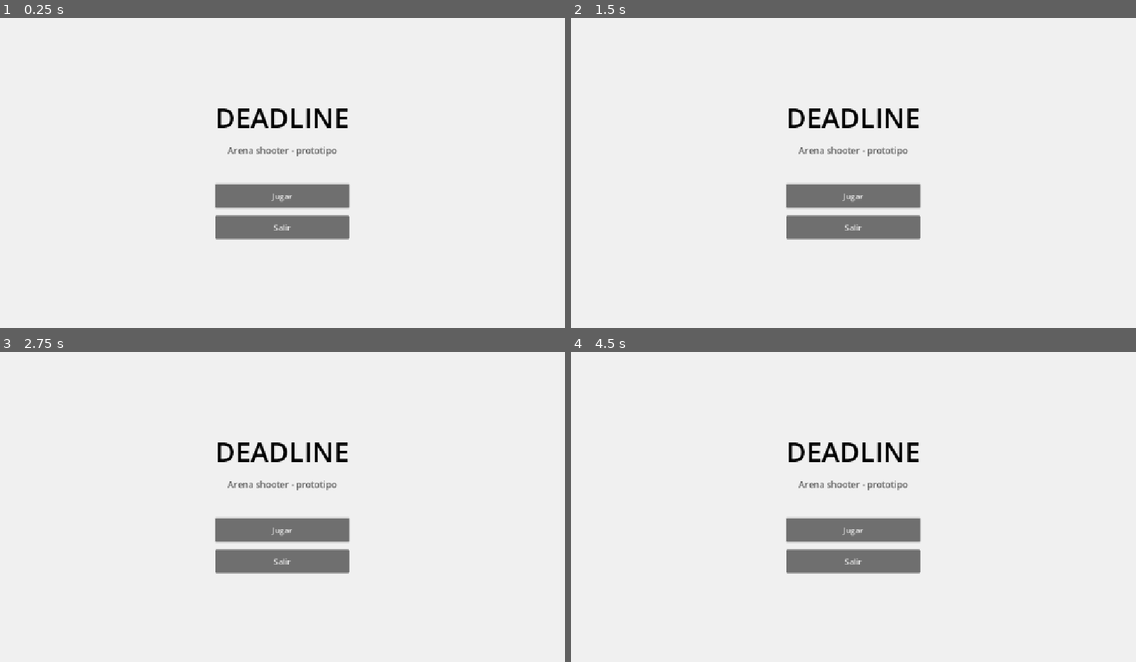
Above: before the commit, frames 1-4 (two rows, left to right).
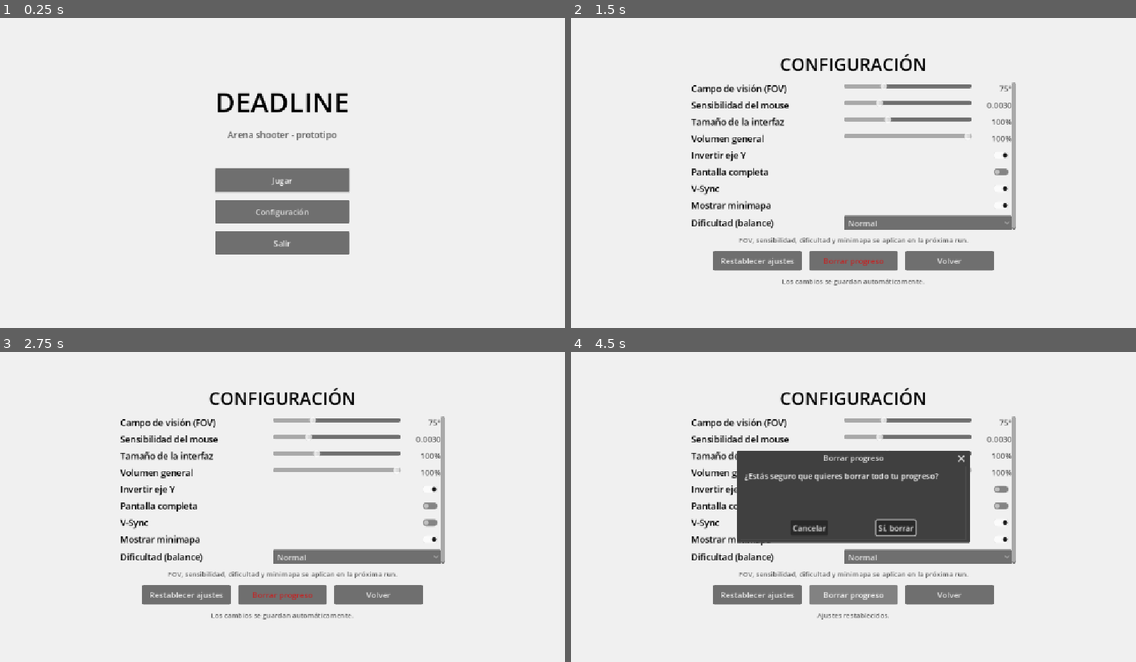
Above: after the commit, the same moments.

Repository: Veilen1/Deadline
Game: Godot game, scene res://scenes/ui/main_menu.tscn
Two runs of this game, one before a commit and one after it. Both use one fixed random seed, a clock stepped at 60 frames per second and the inputs below.
Inputs (mouse positions are in pixels of both pictures, inside the frame that each line leads up to):
- Up to frame 1 (0.25 s): no input
- Up to frame 2 (1.5 s): click (853, 213) at 0.5 s, where only the run after the commit has a clickable "Configuración"; click (926, 154) at 1.27 s
- Up to frame 3 (2.75 s): click (355, 522) at 2.02 s
- Up to frame 4 (4.5 s): click (926, 538) at 2.77 s; click (757, 593) at 3.5 s, where only the run after the commit has a clickable "Restablecer ajustes"; click (853, 593) at 4.25 s, where only the run after the commit has a clickable "Borrar progreso"

The runs differ from the first frame. In frame 1, 6.3% of the frame differs, in the area x 38-62%, y 23-77%; in frame 2, 13%; in frame 3, 13%; in frame 4, 21%, in the area x 21-79%, y 11-87%.

Commit message:
feat(ui): agregar pantalla de configuracion

Diff:
--- a/scenes/ui/hub.gd
+++ b/scenes/ui/hub.gd
@@ -26,8 +26,6 @@
 @onready var buy_health_button: Button = $CenterContainer/Menu/BuyHealthButton
 @onready var play_button: Button = $CenterContainer/Menu/PlayButton
 @onready var main_menu_button: Button = $CenterContainer/Menu/MainMenuButton
-@onready var reset_button: Button = $CenterContainer/Menu/ResetButton
-@onready var reset_dialog: ConfirmationDialog = $ResetDialog
 
 
 func _ready() -> void:
@@ -38,8 +36,6 @@
 	buy_health_button.pressed.connect(_on_buy_health_pressed)
 	play_button.pressed.connect(_on_play_pressed)
 	main_menu_button.pressed.connect(_on_main_menu_pressed)
-	reset_button.pressed.connect(_on_reset_pressed)
-	reset_dialog.confirmed.connect(_on_reset_confirmed)
 	_update_ui()
 	if buy_time_button.disabled:
 		play_button.grab_focus()
@@ -89,15 +85,6 @@
 	get_tree().change_scene_to_file(MAIN_MENU_SCENE)
 
 
-func _on_reset_pressed() -> void:
-	reset_dialog.popup_centered(Vector2i(460, 150))
-
-
-func _on_reset_confirmed() -> void:
-	GameState.reset_progress()
-	_update_ui()
-
-
 func _update_ui() -> void:
 	money_label.text = "$%d" % GameState.money
 	timer_label.text = "Timer inicial: %.0f s" % GameState.base_run_time
--- a/scenes/ui/hub.tscn
+++ b/scenes/ui/hub.tscn
@@ -91,15 +91,3 @@
 custom_minimum_size = Vector2(340, 40)
 layout_mode = 2
 text = "Menú principal"
-
-[node name="ResetButton" type="Button" parent="CenterContainer/Menu"]
-custom_minimum_size = Vector2(340, 40)
-layout_mode = 2
-theme_override_colors/font_color = Color(0.75, 0.15, 0.15, 1)
-text = "Borrar progreso"
-
-[node name="ResetDialog" type="ConfirmationDialog" parent="."]
-title = "Borrar progreso"
-dialog_text = "¿Estás seguro que quieres borrar todo tu progreso?"
-ok_button_text = "Sí, borrar"
-cancel_button_text = "Cancelar"
--- a/scenes/ui/main_menu.gd
+++ b/scenes/ui/main_menu.gd
@@ -3,12 +3,14 @@
 const GAME_SCENE: String = "res://scenes/ui/hub.tscn"
 
 @onready var play_button: Button = $CenterContainer/Menu/PlayButton
+@onready var config_button: Button = $CenterContainer/Menu/ConfigButton
 @onready var quit_button: Button = $CenterContainer/Menu/QuitButton
 
 
 func _ready() -> void:
 	Input.mouse_mode = Input.MOUSE_MODE_VISIBLE
 	play_button.pressed.connect(_on_play_pressed)
+	config_button.pressed.connect(_on_config_pressed)
 	quit_button.pressed.connect(_on_quit_pressed)
 	play_button.grab_focus()
 
@@ -17,6 +19,11 @@
 	get_tree().change_scene_to_file(GAME_SCENE)
 
 
+func _on_config_pressed() -> void:
+	GameState.save_game()
+	get_tree().change_scene_to_file("res://scenes/ui/settings.tscn")
+
+
 func _on_quit_pressed() -> void:
 	GameState.save_game()
 	get_tree().quit()
--- a/scenes/ui/main_menu.tscn
+++ b/scenes/ui/main_menu.tscn
@@ -55,6 +55,11 @@
 layout_mode = 2
 text = "Jugar"
 
+[node name="ConfigButton" type="Button" parent="CenterContainer/Menu"]
+custom_minimum_size = Vector2(240, 48)
+layout_mode = 2
+text = "Configuración"
+
 [node name="QuitButton" type="Button" parent="CenterContainer/Menu"]
 custom_minimum_size = Vector2(240, 48)
 layout_mode = 2
--- /dev/null
+++ b/scenes/ui/settings.gd
@@ -0,0 +1,166 @@
+extends Control
+
+const MAIN_MENU_SCENE: String = "res://scenes/ui/main_menu.tscn"
+
+@onready var fov_slider: HSlider = $CenterContainer/Menu/OptionsScroll/Options/FovRow/FovSlider
+@onready var fov_value: Label = $CenterContainer/Menu/OptionsScroll/Options/FovRow/FovValue
+@onready var sensitivity_slider: HSlider = $CenterContainer/Menu/OptionsScroll/Options/SensitivityRow/SensitivitySlider
+@onready var sensitivity_value: Label = $CenterContainer/Menu/OptionsScroll/Options/SensitivityRow/SensitivityValue
+@onready var ui_scale_slider: HSlider = $CenterContainer/Menu/OptionsScroll/Options/UIScaleRow/UIScaleSlider
+@onready var ui_scale_value: Label = $CenterContainer/Menu/OptionsScroll/Options/UIScaleRow/UIScaleValue
+@onready var volume_slider: HSlider = $CenterContainer/Menu/OptionsScroll/Options/VolumeRow/VolumeSlider
+@onready var volume_value: Label = $CenterContainer/Menu/OptionsScroll/Options/VolumeRow/VolumeValue
+@onready var invert_check: CheckButton = $CenterContainer/Menu/OptionsScroll/Options/InvertRow/InvertCheck
+@onready var fullscreen_check: CheckButton = $CenterContainer/Menu/OptionsScroll/Options/FullscreenRow/FullscreenCheck
+@onready var vsync_check: CheckButton = $CenterContainer/Menu/OptionsScroll/Options/VsyncRow/VsyncCheck
+@onready var minimap_check: CheckButton = $CenterContainer/Menu/OptionsScroll/Options/MinimapRow/MinimapCheck
+@onready var difficulty_option: OptionButton = $CenterContainer/Menu/OptionsScroll/Options/DifficultyRow/DifficultyOption
+@onready var status_label: Label = $CenterContainer/Menu/StatusLabel
+@onready var defaults_button: Button = $CenterContainer/Menu/Buttons/DefaultsButton
+@onready var reset_button: Button = $CenterContainer/Menu/Buttons/ResetButton
+@onready var back_button: Button = $CenterContainer/Menu/Buttons/BackButton
+@onready var reset_dialog: ConfirmationDialog = $ResetDialog
+
+var _updating: bool = false
+
+
+func _ready() -> void:
+	Input.mouse_mode = Input.MOUSE_MODE_VISIBLE
+	_populate_difficulty()
+	_load_controls()
+
+	fov_slider.value_changed.connect(_on_fov_changed)
+	sensitivity_slider.value_changed.connect(_on_sensitivity_changed)
+	ui_scale_slider.value_changed.connect(_on_ui_scale_changed)
+	volume_slider.value_changed.connect(_on_volume_changed)
+	invert_check.toggled.connect(_on_invert_toggled)
+	fullscreen_check.toggled.connect(_on_fullscreen_toggled)
+	vsync_check.toggled.connect(_on_vsync_toggled)
+	minimap_check.toggled.connect(_on_minimap_toggled)
+	difficulty_option.item_selected.connect(_on_difficulty_selected)
+	defaults_button.pressed.connect(_on_defaults_pressed)
+	reset_button.pressed.connect(_on_reset_pressed)
+	back_button.pressed.connect(_on_back_pressed)
+	reset_dialog.confirmed.connect(_on_reset_confirmed)
+
+	back_button.grab_focus()
+
+
+func _populate_difficulty() -> void:
+	difficulty_option.clear()
+	difficulty_option.add_item("Fácil")
+	difficulty_option.add_item("Normal")
+	difficulty_option.add_item("Difícil")
+
+
+func _load_controls() -> void:
+	_updating = true
+	fov_slider.value = Settings.fov
+	sensitivity_slider.value = Settings.mouse_sensitivity
+	ui_scale_slider.value = Settings.ui_scale
+	volume_slider.value = Settings.master_volume
+	invert_check.button_pressed = Settings.invert_y
+	fullscreen_check.button_pressed = Settings.fullscreen
+	vsync_check.button_pressed = Settings.vsync
+	minimap_check.button_pressed = Settings.show_minimap
+	difficulty_option.select(clampi(Settings.difficulty, 0, 2))
+	_update_value_labels()
+	_updating = false
+
+
+func _update_value_labels() -> void:
+	fov_value.text = "%d°" % int(round(fov_slider.value))
+	sensitivity_value.text = "%.4f" % sensitivity_slider.value
+	ui_scale_value.text = "%d%%" % int(round(ui_scale_slider.value * 100.0))
+	volume_value.text = "%d%%" % int(round(volume_slider.value * 100.0))
+
+
+func _on_fov_changed(value: float) -> void:
+	if _updating:
+		return
+	Settings.fov = value
+	_update_value_labels()
+	Settings.save_settings()
+
+
+func _on_sensitivity_changed(value: float) -> void:
+	if _updating:
+		return
+	Settings.mouse_sensitivity = value
+	_update_value_labels()
+	Settings.save_settings()
+
+
+func _on_ui_scale_changed(value: float) -> void:
+	if _updating:
+		return
+	Settings.ui_scale = value
+	_update_value_labels()
+	Settings.apply_display()
+	Settings.save_settings()
+
+
+func _on_volume_changed(value: float) -> void:
+	if _updating:
+		return
+	Settings.master_volume = value
+	_update_value_labels()
+	Settings.apply_audio()
+	Settings.save_settings()
+
+
+func _on_invert_toggled(pressed: bool) -> void:
+	if _updating:
+		return
+	Settings.invert_y = pressed
+	Settings.save_settings()
+
+
+func _on_fullscreen_toggled(pressed: bool) -> void:
+	if _updating:
+		return
+	Settings.fullscreen = pressed
+	Settings.apply_display()
+	Settings.save_settings()
+
+
+func _on_vsync_toggled(pressed: bool) -> void:
+	if _updating:
+		return
+	Settings.vsync = pressed
+	Settings.apply_display()
+	Settings.save_settings()
+
+
+func _on_minimap_toggled(pressed: bool) -> void:
+	if _updating:
+		return
+	Settings.show_minimap = pressed
+	Settings.save_settings()
+
+
+func _on_difficulty_selected(index: int) -> void:
+	if _updating:
+		return
+	Settings.difficulty = index
+	Settings.save_settings()
+
+
+func _on_defaults_pressed() -> void:
+	Settings.reset_defaults()
+	_load_controls()
+	status_label.text = "Ajustes restablecidos."
+
+
+func _on_reset_pressed() -> void:
+	reset_dialog.popup_centered(Vector2i(460, 150))
+
+
+func _on_reset_confirmed() -> void:
+	GameState.reset_progress()
+	status_label.text = "Progreso borrado."
+
+
+func _on_back_pressed() -> void:
+	Settings.save_settings()
+	get_tree().change_scene_to_file(MAIN_MENU_SCENE)
--- /dev/null
+++ b/scenes/ui/settings.tscn
@@ -0,0 +1,280 @@
+[gd_scene load_steps=2 format=3]
+
+[ext_resource type="Script" path="res://scenes/ui/settings.gd" id="1_settings"]
+
+[node name="Settings" type="Control"]
+layout_mode = 3
+anchors_preset = 15
+anchor_right = 1.0
+anchor_bottom = 1.0
+grow_horizontal = 2
+grow_vertical = 2
+script = ExtResource("1_settings")
+
+[node name="Background" type="ColorRect" parent="."]
+layout_mode = 1
+anchors_preset = 15
+anchor_right = 1.0
+anchor_bottom = 1.0
+grow_horizontal = 2
+grow_vertical = 2
+color = Color(0.94, 0.94, 0.94, 1)
+
+[node name="CenterContainer" type="CenterContainer" parent="."]
+layout_mode = 1
+anchors_preset = 15
+anchor_right = 1.0
+anchor_bottom = 1.0
+grow_horizontal = 2
+grow_vertical = 2
+
+[node name="Menu" type="VBoxContainer" parent="CenterContainer"]
+layout_mode = 2
+theme_override_constants/separation = 12
+
+[node name="TitleLabel" type="Label" parent="CenterContainer/Menu"]
+layout_mode = 2
+theme_override_colors/font_color = Color(0, 0, 0, 1)
+theme_override_font_sizes/font_size = 36
+text = "CONFIGURACIÓN"
+horizontal_alignment = 1
+
+[node name="OptionsScroll" type="ScrollContainer" parent="CenterContainer/Menu"]
+custom_minimum_size = Vector2(660, 300)
+layout_mode = 2
+horizontal_scroll_mode = 0
+
+[node name="Options" type="VBoxContainer" parent="CenterContainer/Menu/OptionsScroll"]
+custom_minimum_size = Vector2(620, 0)
+layout_mode = 2
+size_flags_horizontal = 3
+theme_override_constants/separation = 8
+
+[node name="FovRow" type="HBoxContainer" parent="CenterContainer/Menu/OptionsScroll/Options"]
+layout_mode = 2
+theme_override_constants/separation = 12
+
+[node name="Label" type="Label" parent="CenterContainer/Menu/OptionsScroll/Options/FovRow"]
+custom_minimum_size = Vector2(300, 0)
+layout_mode = 2
+theme_override_colors/font_color = Color(0, 0, 0, 1)
+theme_override_font_sizes/font_size = 18
+text = "Campo de visión (FOV)"
+
+[node name="FovSlider" type="HSlider" parent="CenterContainer/Menu/OptionsScroll/Options/FovRow"]
+custom_minimum_size = Vector2(260, 0)
+layout_mode = 2
+size_flags_horizontal = 3
+min_value = 60.0
+max_value = 110.0
+step = 1.0
+value = 75.0
+
+[node name="FovValue" type="Label" parent="CenterContainer/Menu/OptionsScroll/Options/FovRow"]
+custom_minimum_size = Vector2(70, 0)
+layout_mode = 2
+theme_override_colors/font_color = Color(0.35, 0.35, 0.35, 1)
+theme_override_font_sizes/font_size = 16
+text = "75°"
+horizontal_alignment = 2
+
+[node name="SensitivityRow" type="HBoxContainer" parent="CenterContainer/Menu/OptionsScroll/Options"]
+layout_mode = 2
+theme_override_constants/separation = 12
+
+[node name="Label" type="Label" parent="CenterContainer/Menu/OptionsScroll/Options/SensitivityRow"]
+custom_minimum_size = Vector2(300, 0)
+layout_mode = 2
+theme_override_colors/font_color = Color(0, 0, 0, 1)
+theme_override_font_sizes/font_size = 18
+text = "Sensibilidad del mouse"
+
+[node name="SensitivitySlider" type="HSlider" parent="CenterContainer/Menu/OptionsScroll/Options/SensitivityRow"]
+custom_minimum_size = Vector2(260, 0)
+layout_mode = 2
+size_flags_horizontal = 3
+min_value = 0.0005
+max_value = 0.01
+step = 0.0001
+value = 0.003
+
+[node name="SensitivityValue" type="Label" parent="CenterContainer/Menu/OptionsScroll/Options/SensitivityRow"]
+custom_minimum_size = Vector2(70, 0)
+layout_mode = 2
+theme_override_colors/font_color = Color(0.35, 0.35, 0.35, 1)
+theme_override_font_sizes/font_size = 16
+text = "0.0030"
+horizontal_alignment = 2
+
+[node name="UIScaleRow" type="HBoxContainer" parent="CenterContainer/Menu/OptionsScroll/Options"]
+layout_mode = 2
+theme_override_constants/separation = 12
+
+[node name="Label" type="Label" parent="CenterContainer/Menu/OptionsScroll/Options/UIScaleRow"]
+custom_minimum_size = Vector2(300, 0)
+layout_mode = 2
+theme_override_colors/font_color = Color(0, 0, 0, 1)
+theme_override_font_sizes/font_size = 18
+text = "Tamaño de la interfaz"
+
+[node name="UIScaleSlider" type="HSlider" parent="CenterContainer/Menu/OptionsScroll/Options/UIScaleRow"]
+custom_minimum_size = Vector2(260, 0)
+layout_mode = 2
+size_flags_horizontal = 3
+min_value = 0.8
+max_value = 1.4
+step = 0.05
+value = 1.0
+
+[node name="UIScaleValue" type="Label" parent="CenterContainer/Menu/OptionsScroll/Options/UIScaleRow"]
+custom_minimum_size = Vector2(70, 0)
+layout_mode = 2
+theme_override_colors/font_color = Color(0.35, 0.35, 0.35, 1)
+theme_override_font_sizes/font_size = 16
+text = "100%"
+horizontal_alignment = 2
+
+[node name="VolumeRow" type="HBoxContainer" parent="CenterContainer/Menu/OptionsScroll/Options"]
+layout_mode = 2
+theme_override_constants/separation = 12
+
+[node name="Label" type="Label" parent="CenterContainer/Menu/OptionsScroll/Options/VolumeRow"]
+custom_minimum_size = Vector2(300, 0)
+layout_mode = 2
+theme_override_colors/font_color = Color(0, 0, 0, 1)
+theme_override_font_sizes/font_size = 18
+text = "Volumen general"
+
+[node name="VolumeSlider" type="HSlider" parent="CenterContainer/Menu/OptionsScroll/Options/VolumeRow"]
+custom_minimum_size = Vector2(260, 0)
+layout_mode = 2
+size_flags_horizontal = 3
+min_value = 0.0
+max_value = 1.0
+step = 0.05
+value = 1.0
+
+[node name="VolumeValue" type="Label" parent="CenterContainer/Menu/OptionsScroll/Options/VolumeRow"]
+custom_minimum_size = Vector2(70, 0)
+layout_mode = 2
+theme_override_colors/font_color = Color(0.35, 0.35, 0.35, 1)
+theme_override_font_sizes/font_size = 16
+text = "100%"
+horizontal_alignment = 2
+
+[node name="InvertRow" type="HBoxContainer" parent="CenterContainer/Menu/OptionsScroll/Options"]
+layout_mode = 2
+theme_override_constants/separation = 12
+
+[node name="Label" type="Label" parent="CenterContainer/Menu/OptionsScroll/Options/InvertRow"]
+custom_minimum_size = Vector2(300, 0)
+layout_mode = 2
+theme_override_colors/font_color = Color(0, 0, 0, 1)
+theme_override_font_sizes/font_size = 18
+text = "Invertir eje Y"
+
+[node name="InvertCheck" type="CheckButton" parent="CenterContainer/Menu/OptionsScroll/Options/InvertRow"]
+layout_mode = 2
+size_flags_horizontal = 3
+
+[node name="FullscreenRow" type="HBoxContainer" parent="CenterContainer/Menu/OptionsScroll/Options"]
+layout_mode = 2
+theme_override_constants/separation = 12
+
+[node name="Label" type="Label" parent="CenterContainer/Menu/OptionsScroll/Options/FullscreenRow"]
+custom_minimum_size = Vector2(300, 0)
+layout_mode = 2
+theme_override_colors/font_color = Color(0, 0, 0, 1)
+theme_override_font_sizes/font_size = 18
+text = "Pantalla completa"
+
+[node name="FullscreenCheck" type="CheckButton" parent="CenterContainer/Menu/OptionsScroll/Options/FullscreenRow"]
+layout_mode = 2
+size_flags_horizontal = 3
+
+[node name="VsyncRow" type="HBoxContainer" parent="CenterContainer/Menu/OptionsScroll/Options"]
+layout_mode = 2
+theme_override_constants/separation = 12
+
+[node name="Label" type="Label" parent="CenterContainer/Menu/OptionsScroll/Options/VsyncRow"]
+custom_minimum_size = Vector2(300, 0)
+layout_mode = 2
+theme_override_colors/font_color = Color(0, 0, 0, 1)
+theme_override_font_sizes/font_size = 18
+text = "V-Sync"
+
+[node name="VsyncCheck" type="CheckButton" parent="CenterContainer/Menu/OptionsScroll/Options/VsyncRow"]
+layout_mode = 2
+size_flags_horizontal = 3
+
+[node name="MinimapRow" type="HBoxContainer" parent="CenterContainer/Menu/OptionsScroll/Options"]
+layout_mode = 2
+theme_override_constants/separation = 12
+
+[node name="Label" type="Label" parent="CenterContainer/Menu/OptionsScroll/Options/MinimapRow"]
+custom_minimum_size = Vector2(300, 0)
+layout_mode = 2
+theme_override_colors/font_color = Color(0, 0, 0, 1)
+theme_override_font_sizes/font_size = 18
+text = "Mostrar minimapa"
+
+[node name="MinimapCheck" type="CheckButton" parent="CenterContainer/Menu/OptionsScroll/Options/MinimapRow"]
+layout_mode = 2
+size_flags_horizontal = 3
+
+[node name="DifficultyRow" type="HBoxContainer" parent="CenterContainer/Menu/OptionsScroll/Options"]
+layout_mode = 2
+theme_override_constants/separation = 12
+
+[node name="Label" type="Label" parent="CenterContainer/Menu/OptionsScroll/Options/DifficultyRow"]
+custom_minimum_size = Vector2(300, 0)
+layout_mode = 2
+theme_override_colors/font_color = Color(0, 0, 0, 1)
+theme_override_font_sizes/font_size = 18
+text = "Dificultad (balance)"
+
+[node name="DifficultyOption" type="OptionButton" parent="CenterContainer/Menu/OptionsScroll/Options/DifficultyRow"]
+custom_minimum_size = Vector2(220, 0)
+layout_mode = 2
+size_flags_horizontal = 3
+
+[node name="HintLabel" type="Label" parent="CenterContainer/Menu"]
+layout_mode = 2
+theme_override_colors/font_color = Color(0.4, 0.4, 0.4, 1)
+theme_override_font_sizes/font_size = 14
+text = "FOV, sensibilidad, dificultad y minimapa se aplican en la próxima run."
+horizontal_alignment = 1
+
+[node name="Buttons" type="HBoxContainer" parent="CenterContainer/Menu"]
+layout_mode = 2
+theme_override_constants/separation = 16
+alignment = 1
+
+[node name="DefaultsButton" type="Button" parent="CenterContainer/Menu/Buttons"]
+custom_minimum_size = Vector2(180, 40)
+layout_mode = 2
+text = "Restablecer ajustes"
+
+[node name="ResetButton" type="Button" parent="CenterContainer/Menu/Buttons"]
+custom_minimum_size = Vector2(180, 40)
+layout_mode = 2
+theme_override_colors/font_color = Color(0.75, 0.15, 0.15, 1)
+text = "Borrar progreso"
+
+[node name="BackButton" type="Button" parent="CenterContainer/Menu/Buttons"]
+custom_minimum_size = Vector2(180, 40)
+layout_mode = 2
+text = "Volver"
+
+[node name="StatusLabel" type="Label" parent="CenterContainer/Menu"]
+layout_mode = 2
+theme_override_colors/font_color = Color(0.4, 0.4, 0.4, 1)
+theme_override_font_sizes/font_size = 14
+text = "Los cambios se guardan automáticamente."
+horizontal_alignment = 1
+
+[node name="ResetDialog" type="ConfirmationDialog" parent="."]
+title = "Borrar progreso"
+dialog_text = "¿Estás seguro que quieres borrar todo tu progreso?"
+ok_button_text = "Sí, borrar"
+cancel_button_text = "Cancelar"
Not shown, added: scenes/ui/settings.gd.uid
